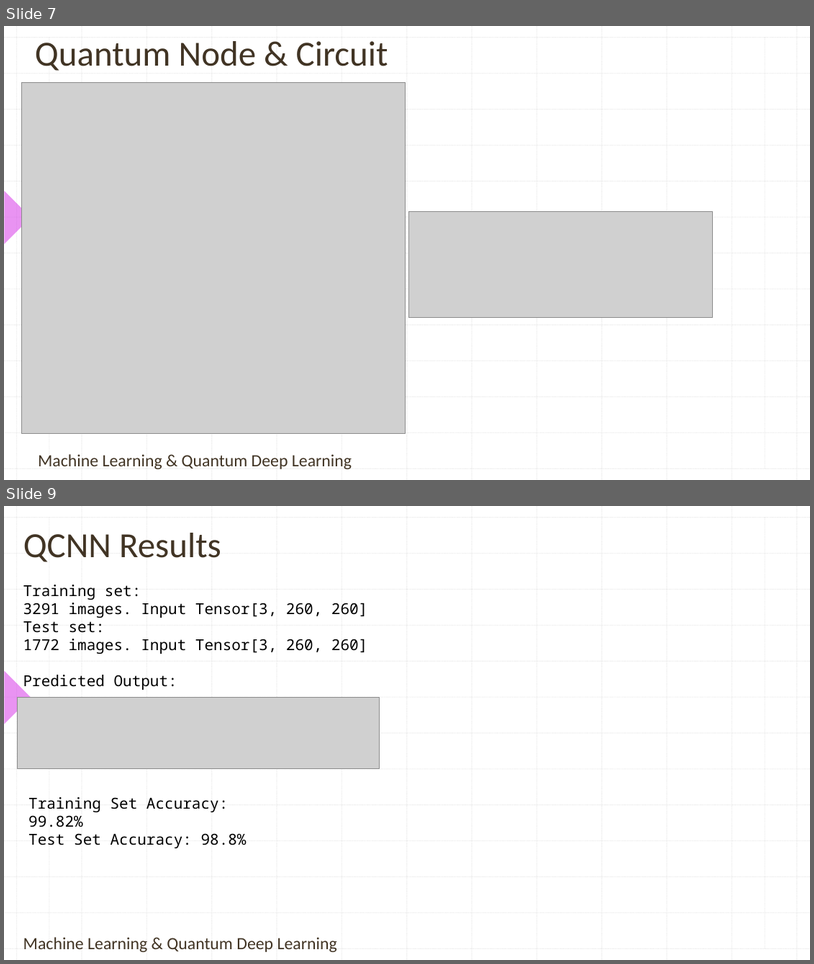
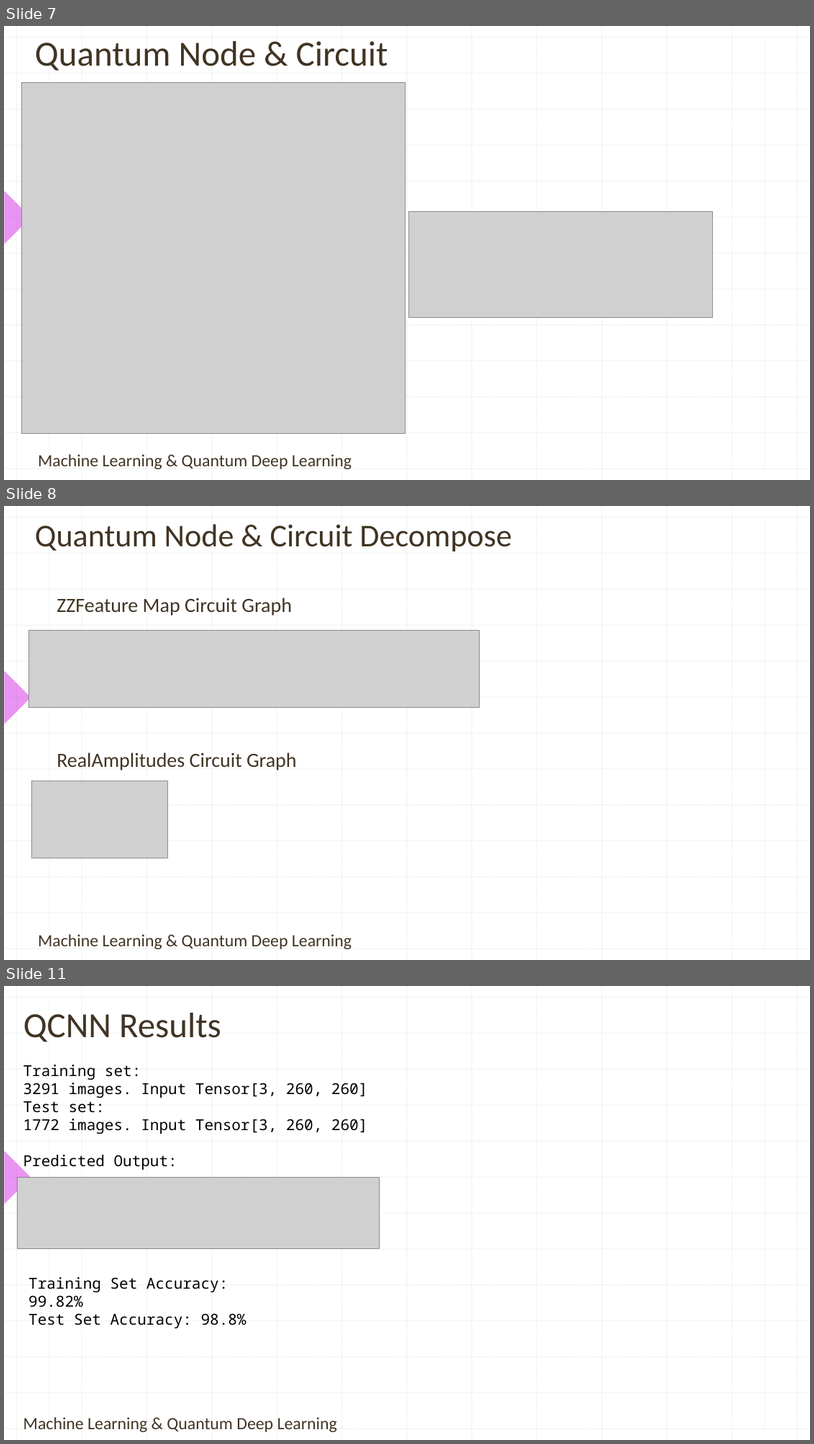
Before and after one commit to contepablod/QCNNCancerBinaryClassifier, a slide deck: QCNNCancerClassifier.pptx. Shown one above the other, each under a label of ours: slides 7 and 9 before the commit, slides 7, 8 and 11 after it; the slides between them are not shown. The pictures are 814x964 and 814x1444 pixels, drawn with LibreOffice and Linux fonts; fonts in the diff are those of the drawing; grey boxes stand for pictures; background and template pictures are left out. Boxes give left, top, right and bottom in pixels: in the first picture for what was removed or moved away, otherwise in the second. Text is boxed around its words. In the diff, an @@ line names an element or a change of style, - is before the commit and + after.

```diff
--- a/QCNNCancerClassifier.pptx
+++ b/QCNNCancerClassifier.pptx
@@ slide 8 added at [4,506,810,960], background picture (left out); not listed: 29 template elements that a slide beside it also shows @@
@@ title added at [35,524,512,551], 37.8 pt, text #413424 @@
+Quantum Node & Circuit Decompose
@@ text added at [57,597,292,615], 24 pt, text #413424 @@
+ZZFeature Map Circuit Graph
@@ picture added at [28,630,479,708] @@
@@ text added at [57,752,297,770], 24 pt, text #413424 @@
+RealAmplitudes Circuit Graph
@@ picture added at [32,780,168,858] @@
@@ text added at [38,934,352,949], 20.4 pt, text #413424 @@
+Machine Learning & Quantum Deep Learning
@@ what was slide 9 is now slide 11 @@
```
Also in this commit, not shown: 5 slides changed, 1 other slide added.
